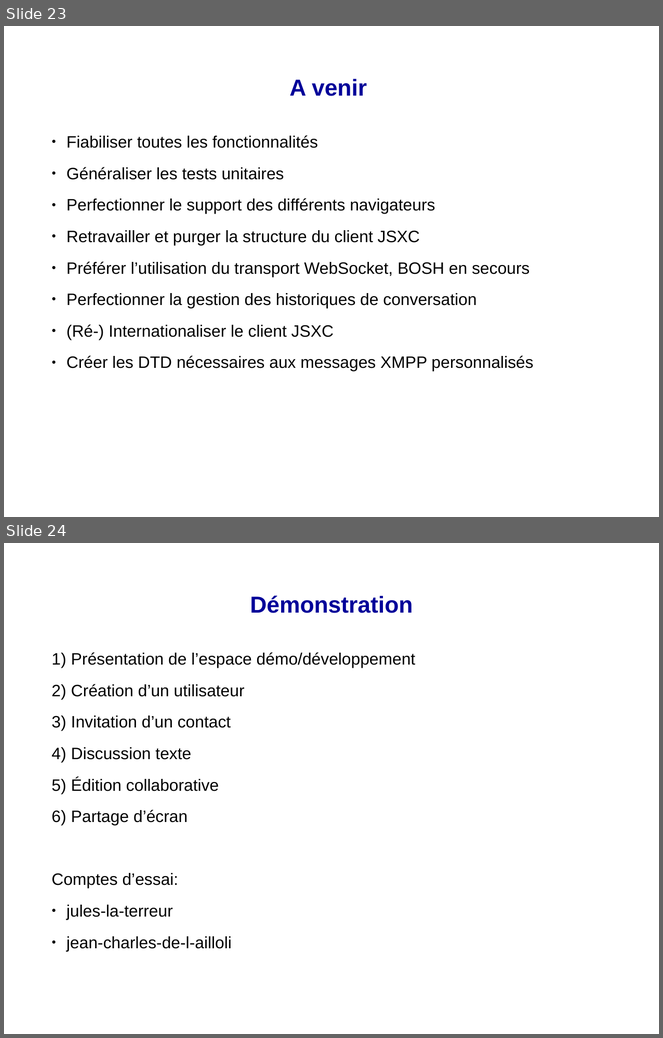
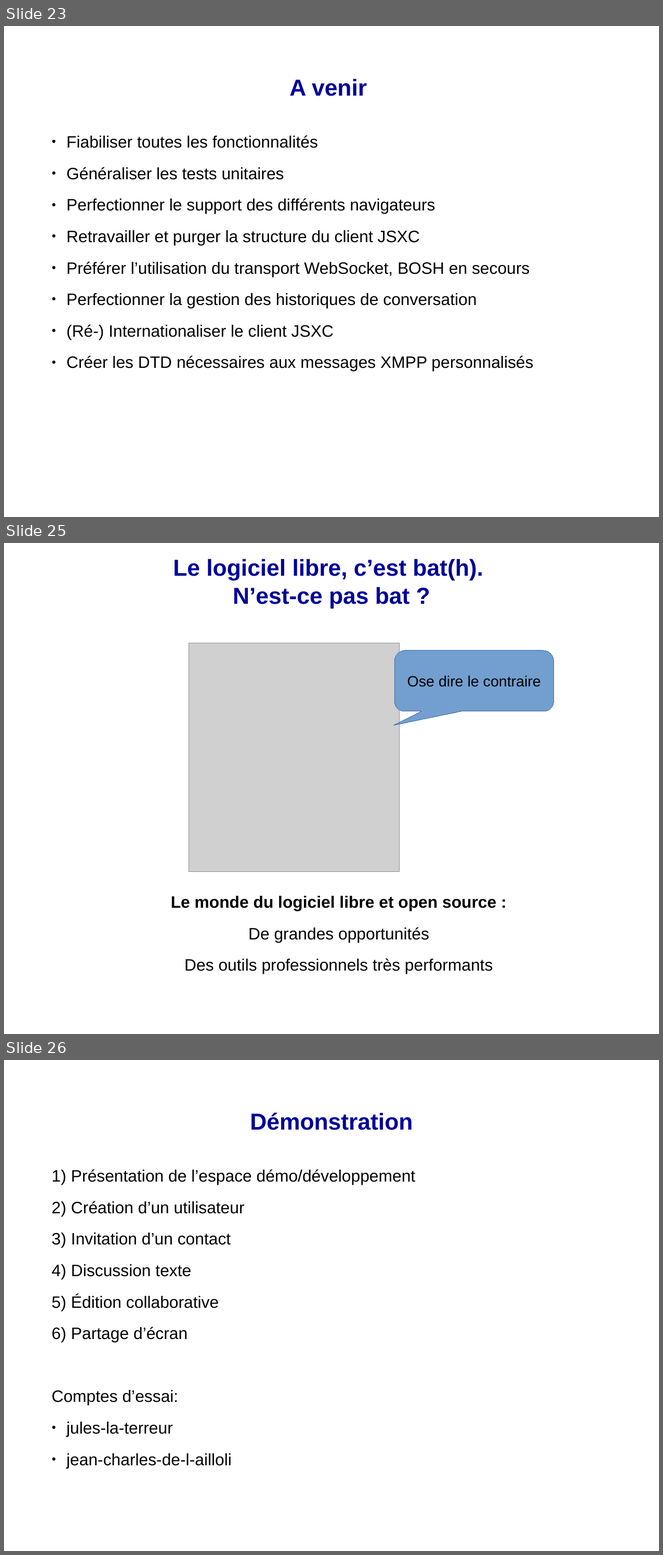
Before and after one commit to remipassmoilesel/heydjoe, a slide deck: var/www/djoe/documentation/internship-final-presentation.odp. Shown one above the other, each under a label of ours: slides 23 and 24 before the commit, slides 23, 25 and 26 after it; the slides between them are not shown. The pictures are 663x1038 and 663x1555 pixels, drawn with LibreOffice and Linux fonts; fonts in the diff are those of the drawing; grey boxes stand for pictures; background and template pictures are left out. Boxes give left, top, right and bottom in pixels: in the first picture for what was removed or moved away, otherwise in the second. Text is boxed around its words. In the diff, an @@ line names an element or a change of style, - is before the commit and + after.

```diff
--- a/var/www/djoe/documentation/internship-final-presentation.odp
+++ b/var/www/djoe/documentation/internship-final-presentation.odp
@@ slide 25 added at (4, 543, 659, 1034), background #FFFFFF; not listed: 1 template element that a slide beside it also shows @@
@@ title added at (173, 559, 483, 609), 28 pt, text #000099, bold @@
+Le logiciel libre, c’est bat(h).
+N’est-ce pas bat ?
@@ picture added at (189, 643, 399, 872) @@
@@ rounded speech box added at (395, 651, 554, 711), fill #729FCF, outline #3465A4 0 pt, 18 pt, text #000000 @@
+Ose dire le contraire
@@ text added at (171, 896, 496, 974), 20 pt, text #000000 @@
+Le monde du logiciel libre et open source :
+De grandes opportunités
+Des outils professionnels très performants
@@ what was slide 24 is now slide 26 @@
```
Also in this commit, not shown: 1 other slide added, 1 slide removed, 29 other files.
